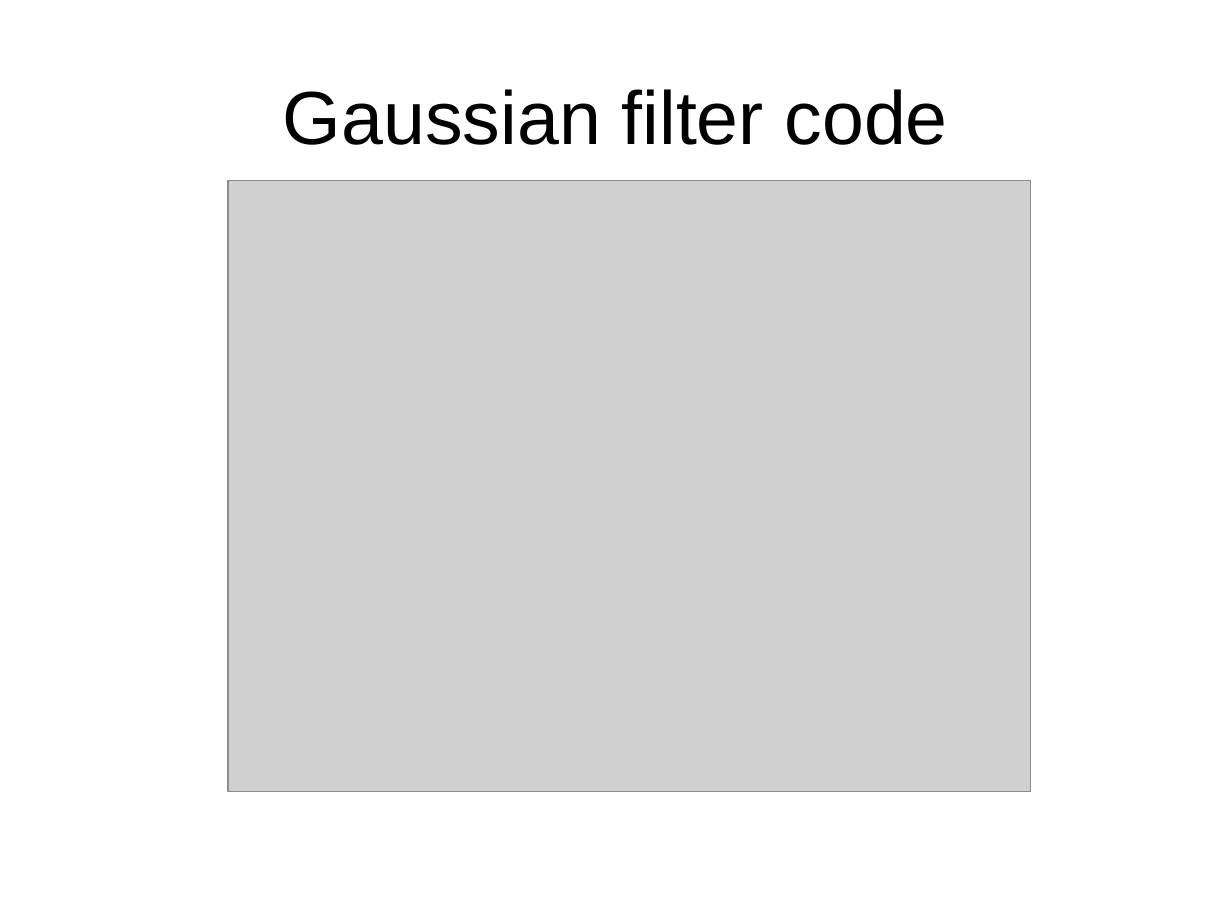
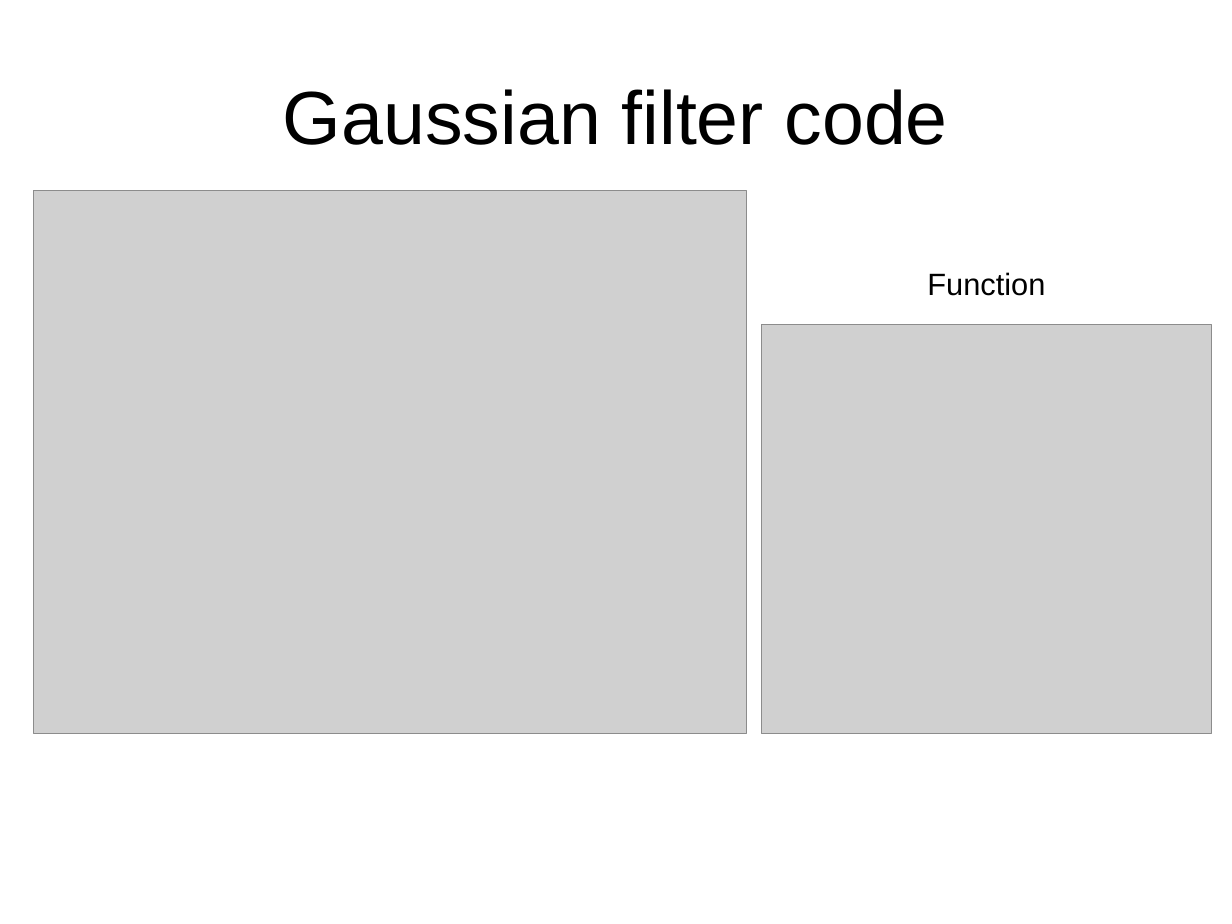
Before and after one commit to Professor93M/Gaussian_Filter_Matlab, a slide deck: slide 13 of Gaussian filter.ppt. Drawn at 1232x924 pixels with LibreOffice and Linux fonts; fonts in the diff are those of the drawing; grey boxes stand for pictures; background and template pictures are left out. Boxes give left, top, right and bottom in pixels: in the first picture for what was removed or moved away, otherwise in the second. Text is boxed around its words. In the diff, an @@ line names an element or a change of style, - is before the commit and + after.

```diff
--- a/Gaussian filter.ppt
+++ b/Gaussian filter.ppt
@@ picture: place and size @@
-picture at box(228, 181, 1030, 792)
+picture at box(33, 191, 745, 734)
@@ text added at box(927, 272, 1045, 296), 18 pt, text #000000 @@
+Function
@@ picture added at box(761, 325, 1211, 734) @@
```
Also in this commit, not shown: 3 other slides changed.
